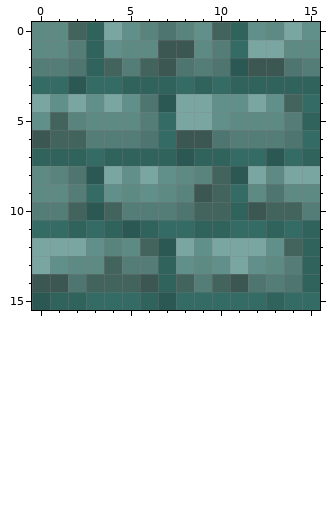
Two versions of one pixel-art sprite, xocean/xocean_brick.png. Above, as it was before the edit.
The file is 16x16 pixels. Colours within 5 levels of each other are drawn and written as one.
And afterwards:
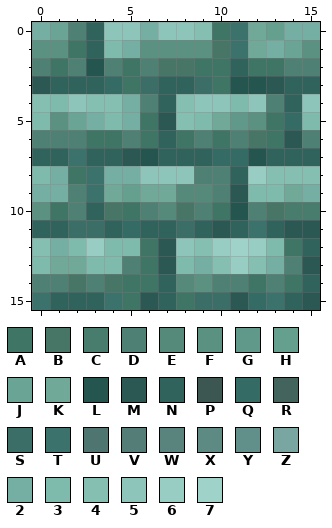
Palette (. is transparent): A #3f7565  B #477667  C #487c6c  D #4e8173  E #558a7b  F #5a9180  G #60998a  H #65a08f  J #6aa495  K #70a998  L #24554e  M #2b5853  N #30635c  P #3c5752  Q #346b64  R #43635d  S #3b6e66  T #3c726c  U #4f7570  V #557d78  W #59847e  X #5e8a84  Y #61908a  Z #79a6a1  2 #75afa3  3 #7fbbad  4 #85bfb2  5 #8ec5bb  6 #97cdc2  7 #9fd2c8
Commit: re-made xocean textures from scratch
Difference:
Changed rows in their new state; - is an unchanged pixel.
first column x 0:
 0 2JD-552554ATKH22
 1 FFA-32FFFFBTK2JF
 2 DADLDADBBAANAADD
 3 MNNN-AS-NSALLM--
 4 435442DN45535DN5
 5 3FJ232AM43KGFAQ3
 6 DDDAADANADADBAMD
 7 --TN-ML-N-Q-LNN-
 8 32AT22555DDN6444
 9 22DTKHKKEEDM33K2
10 FADNBADEBDALDBCC
11 NNSS-Q-NS-MNT-MM
12 423633A-546763A-
13 3KK33DAM324642DM
14 DDBDBAA-EFDDADA-
15 T--NTAMNASSM-TNM
